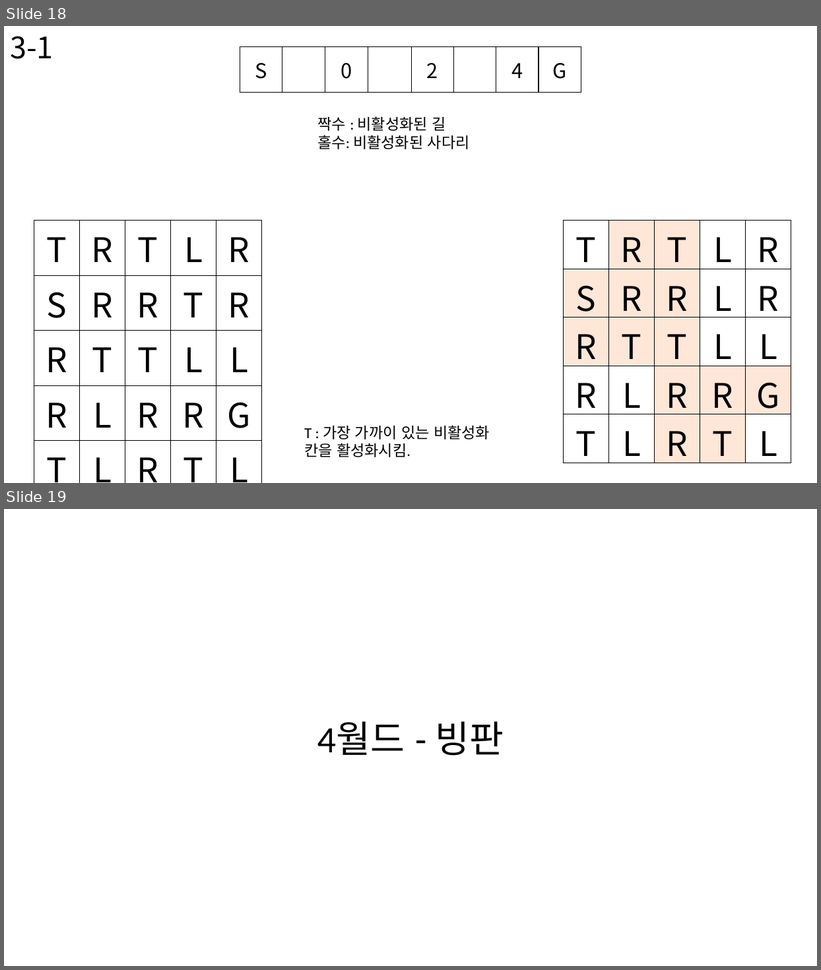
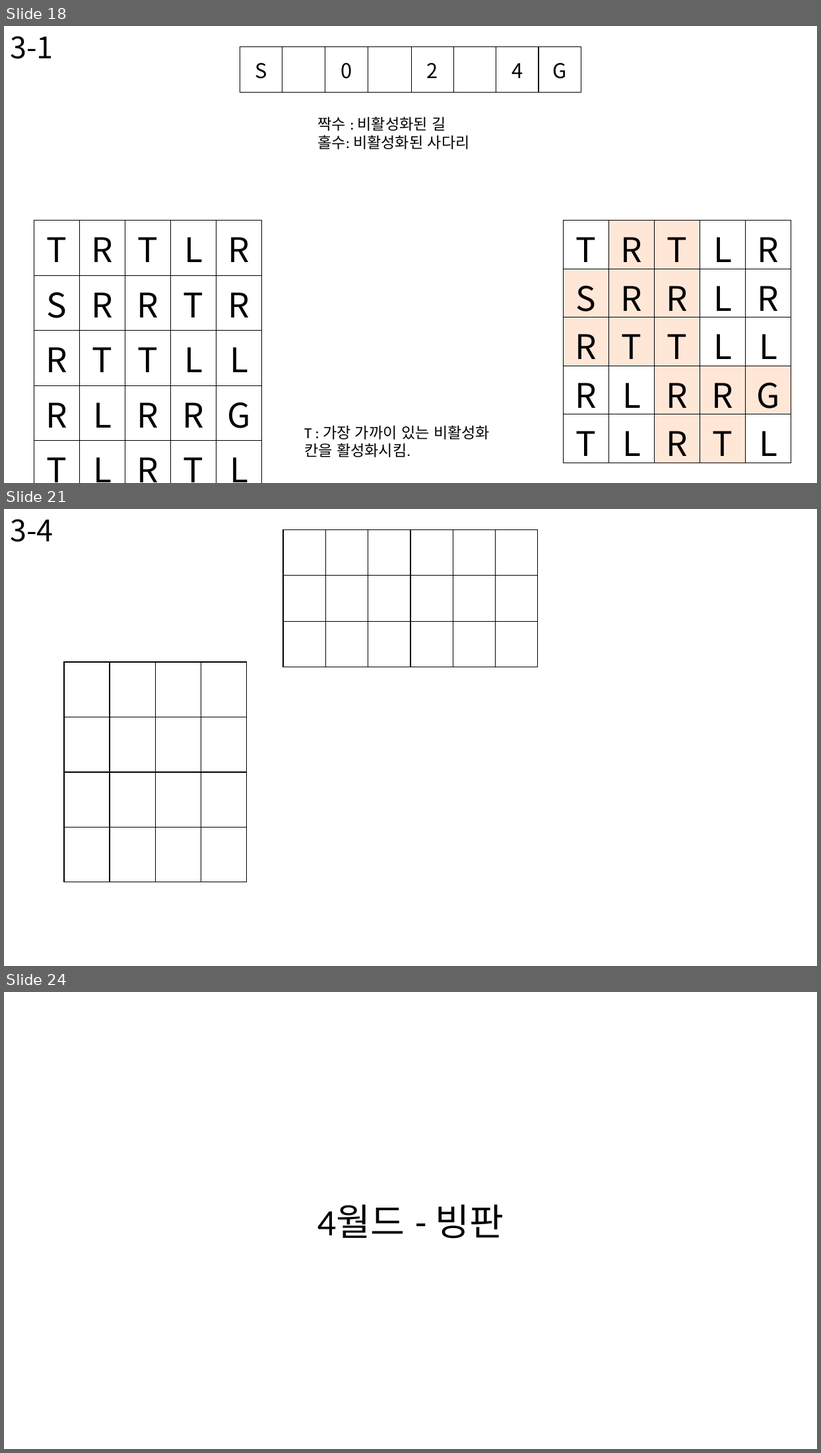
Before and after one commit to BSF0124/Brain-Control, a slide deck: etc/레벨디자인.pptx. Shown one above the other, each under a label of ours: slides 18 and 19 before the commit, slides 18, 21 and 24 after it; the slides between them are not shown. The pictures are 821x970 and 821x1453 pixels, drawn with LibreOffice and Linux fonts; fonts in the diff are those of the drawing. Boxes give left, top, right and bottom in pixels: in the first picture for what was removed or moved away, otherwise in the second. Text is boxed around its words. In the diff, an @@ line names an element or a change of style, - is before the commit and + after.

```diff
--- a/etc/레벨디자인.pptx
+++ b/etc/레벨디자인.pptx
@@ slide 21 added at box(4, 509, 817, 966), background #FFFFFF @@
@@ text added at box(10, 519, 53, 542), 35 pt, text #000000 @@
+3-4
@@ table added at box(283, 529, 539, 667), 3 rows, 6 columns @@
+ |  |  |  |  | 
+ |  |  |  |  | 
+ |  |  |  |  | 
@@ table added at box(64, 662, 247, 856), 4 rows, 4 columns @@
+ |  |  | 
+ |  |  | 
+ |  |  | 
+ |  |  | 
@@ what was slide 19 is now slide 24 @@
```
Also in this commit, not shown: 4 other slides added, 8 other files.
